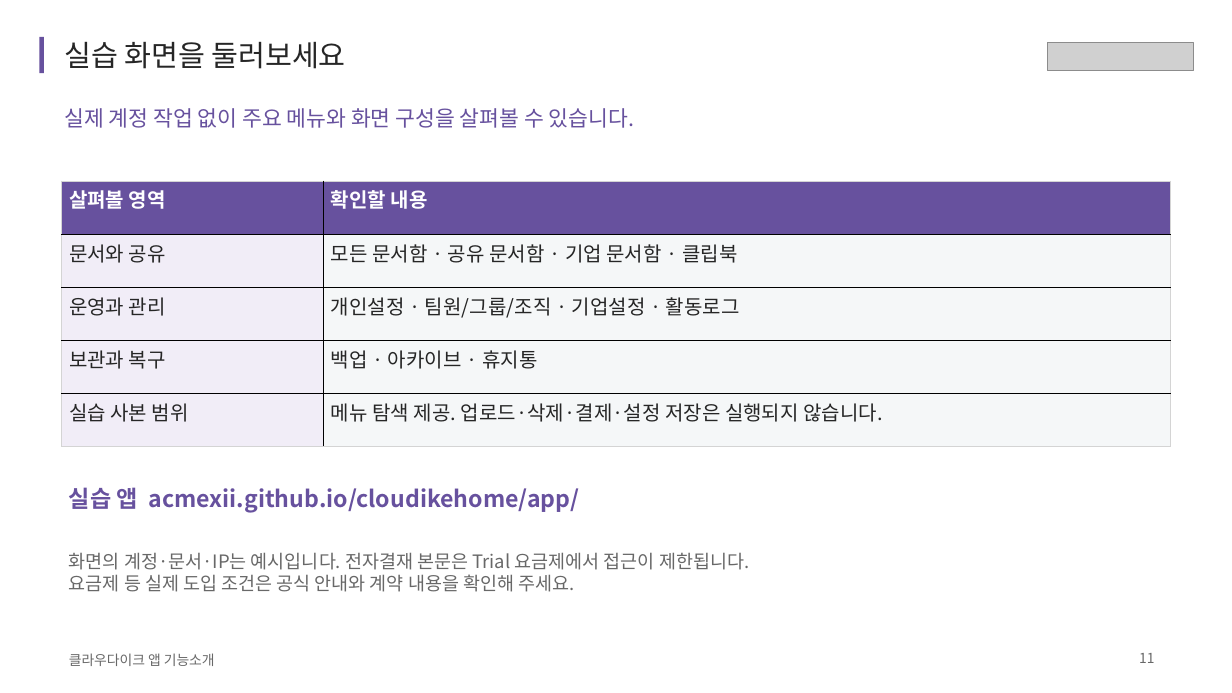
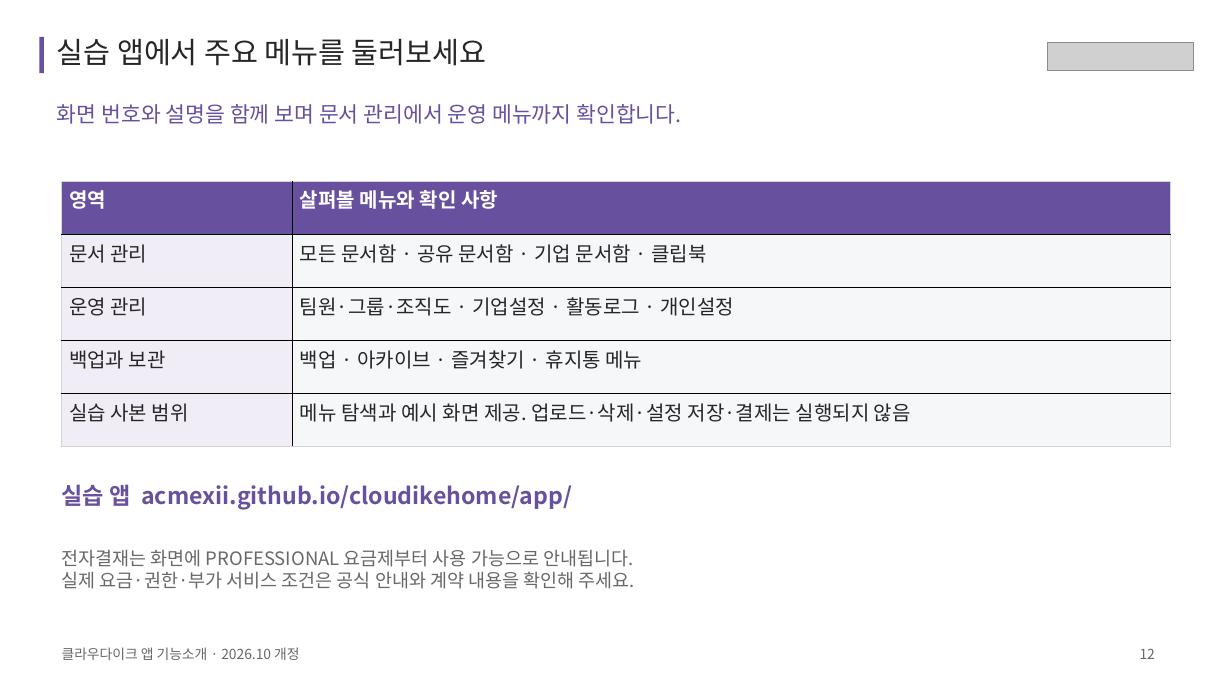
Before and after one commit to acmexii/cloudikehome, a slide deck: slide 12 of docs/cloudike-app-features.pptx (slide 11 before the commit). Drawn at 1232x693 pixels with LibreOffice and Linux fonts; fonts in the diff are those of the drawing; grey boxes stand for pictures. Boxes give left, top, right and bottom in pixels: in the first picture for what was removed or moved away, otherwise in the second. Text is boxed around its words. In the diff, an @@ line names an element or a change of style, - is before the commit and + after.

```diff
--- a/docs/cloudike-app-features.pptx
+++ b/docs/cloudike-app-features.pptx
@@ text at <box>57,39,486,66</box>: text changed @@
-실습 화면을 둘러보세요
+실습 앱에서 주요 메뉴를 둘러보세요
@@ text at <box>57,104,681,124</box>: text changed @@
-실제 계정 작업 없이 주요 메뉴와 화면 구성을 살펴볼 수 있습니다.
+화면 번호와 설명을 함께 보며 문서 관리에서 운영 메뉴까지 확인합니다.
@@ table at <box>61,181,1170,446</box> @@
-row 1, column 1: 살펴볼 영역
+row 1, column 1: 영역
-row 1, column 2: 확인할 내용
+row 1, column 2: 살펴볼 메뉴와 확인 사항
-row 2, column 1: 문서와 공유
+row 2, column 1: 문서 관리
-row 3, column 1: 운영과 관리
+row 3, column 1: 운영 관리
-row 3, column 2: 개인설정 · 팀원/그룹/조직 · 기업설정 · 활동로그
+row 3, column 2: 팀원·그룹·조직도 · 기업설정 · 활동로그 · 개인설정
-row 4, column 1: 보관과 복구
+row 4, column 1: 백업과 보관
-row 4, column 2: 백업 · 아카이브 · 휴지통
+row 4, column 2: 백업 · 아카이브 · 즐겨찾기 · 휴지통 메뉴
-row 5, column 2: 메뉴 탐색 제공. 업로드·삭제·결제·설정 저장은 실행되지 않습니다.
+row 5, column 2: 메뉴 탐색과 예시 화면 제공. 업로드·삭제·설정 저장·결제는 실행되지 않음
@@ text "실습 앱 acmexii.github.io/cloudikehome/app/": place and size @@
-text "실습 앱 acmexii.github.io/cloudikehome/app/" at <box>69,487,580,513</box>
+text "실습 앱 acmexii.github.io/cloudikehome/app/" at <box>62,484,572,510</box>
@@ text at <box>62,549,635,589</box>: text changed @@
-화면의 계정·문서·IP는 예시입니다. 전자결재 본문은 Trial 요금제에서 접근이 제한됩니다.
-요금제 등 실제 도입 조건은 공식 안내와 계약 내용을 확인해 주세요.
+전자결재는 화면에 PROFESSIONAL 요금제부터 사용 가능으로 안내됩니다.
+실제 요금·권한·부가 서비스 조건은 공식 안내와 계약 내용을 확인해 주세요.
@@ text at <box>62,647,299,660</box>: text changed @@
-클라우다이크 앱 기능소개
+클라우다이크 앱 기능소개 · 2026.10 개정
@@ text at <box>1140,648,1155,659</box>: text changed @@
-11
+12
```
Also in this commit, not shown: 8 other slides changed, 3 slides added, 2 slides removed, 2 other files.
